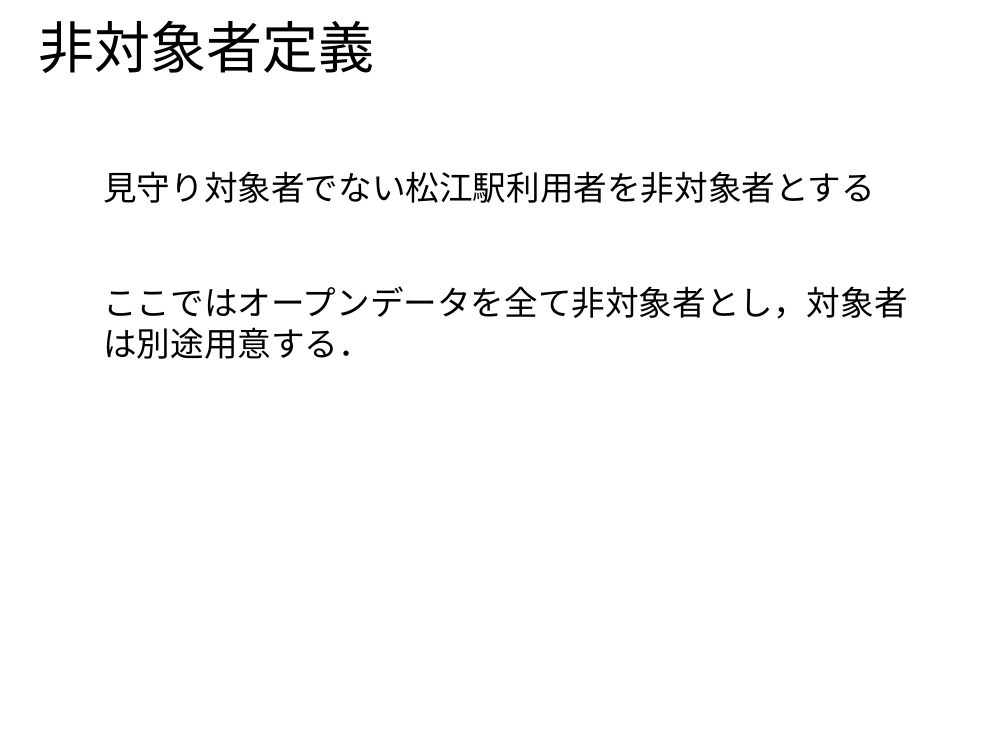
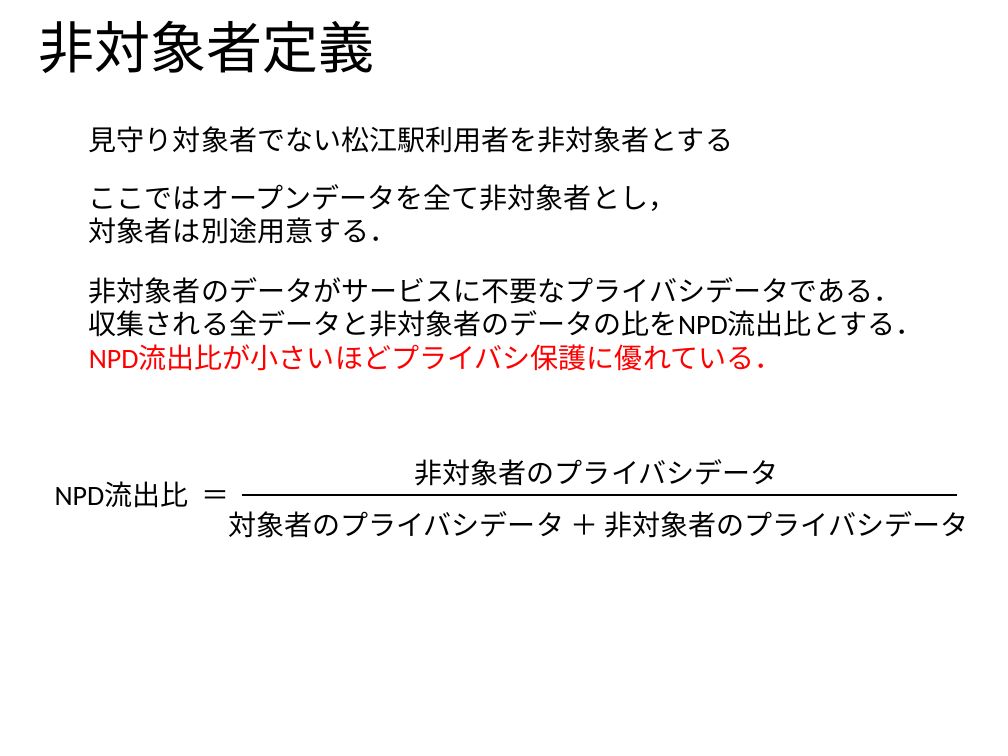
Before and after one commit to ao-megane/LplcOpenDataConverter, a slide deck: slide 12 of LplcOpenDataConverter/LplcOpenDataConverter/プレゼン/多地点カメラを用いた見守りサービスにおける第三者のプライバシデータ流出比の定量評価.pptx (slide 14 before the commit). Drawn at 1008x756 pixels with LibreOffice and Linux fonts; fonts in the diff are those of the drawing; background and template pictures are left out. Boxes give left, top, right and bottom in pixels: in the first picture for what was removed or moved away, otherwise in the second. Text is boxed around its words. In the diff, an @@ line names an element or a change of style, - is before the commit and + after.

```diff
--- a/LplcOpenDataConverter/LplcOpenDataConverter/プレゼン/多地点カメラを用いた見守りサービスにおける第三者のプライバシデータ流出比の定量評価.pptx
+++ b/LplcOpenDataConverter/LplcOpenDataConverter/プレゼン/多地点カメラを用いた見守りサービスにおける第三者のプライバシデータ流出比の定量評価.pptx
@@ text "見守り対象者でない松江駅利用者を非対象者とする": place and size @@
-text "見守り対象者でない松江駅利用者を非対象者とする" at <box>103,171,875,203</box>
+text "見守り対象者でない松江駅利用者を非対象者とする" at <box>89,126,733,153</box>
@@ text "見守り対象者でない松江駅利用者を非対象者とする" at <box>89,126,733,153</box>: size 24 to 20 pt @@
@@ text at <box>89,184,676,244</box>: text changed; size 24 to 20 pt @@
-ここではオープンデータを全て非対象者とし，対象者は別途用意する．
+ここではオープンデータを全て非対象者とし，
+対象者は別途用意する．
@@ text added at <box>89,277,924,371</box>, 20 pt, text #000000 @@
+非対象者のデータがサービスに不要なプライバシデータである．
+収集される全データと非対象者のデータの比をNPD流出比とする．
+NPD流出比が小さいほどプライバシ保護に優れている．
@@ group added at <box>55,459,969,538</box>: 3 texts, 1 line @@
+NPD流出比 ＝
+対象者のプライバシデータ ＋ 非対象者のプライバシデータ
+非対象者のプライバシデータ
```
Also in this commit, not shown: 18 other slides changed, 5 slides added, 1 slide removed.
